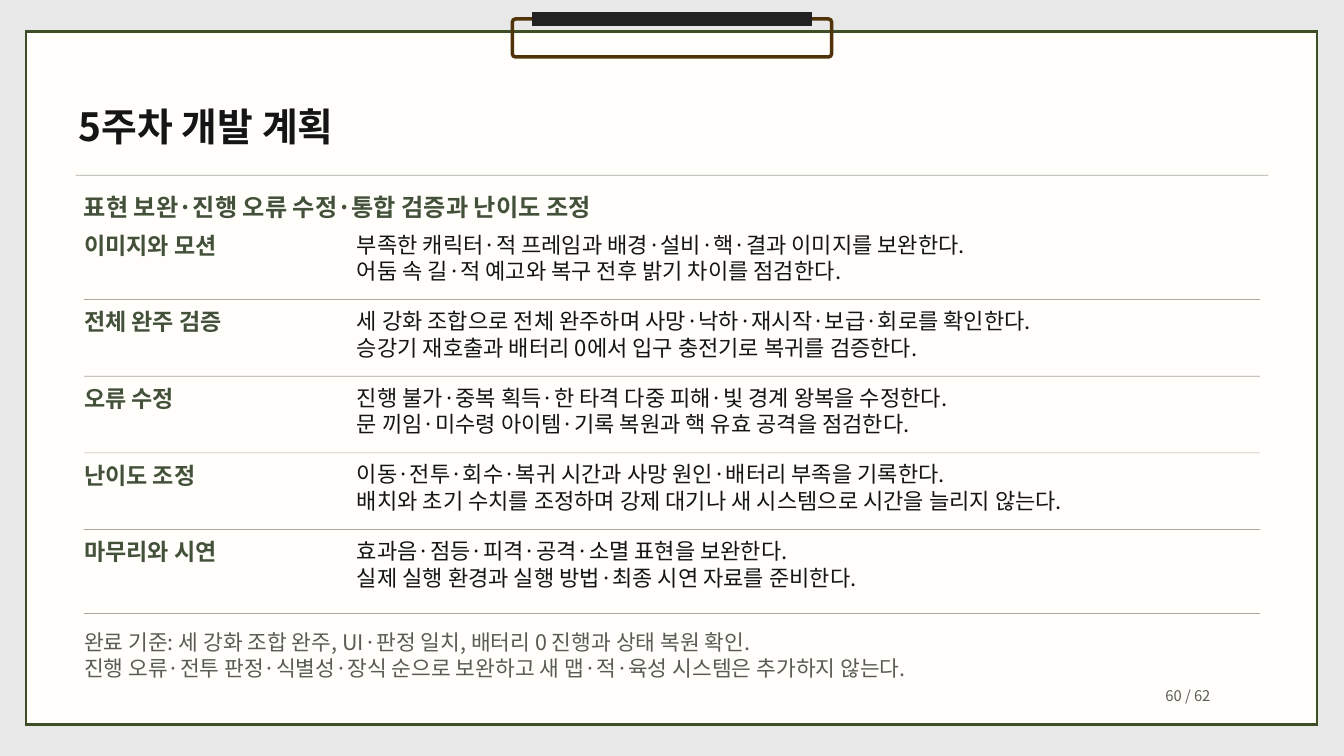
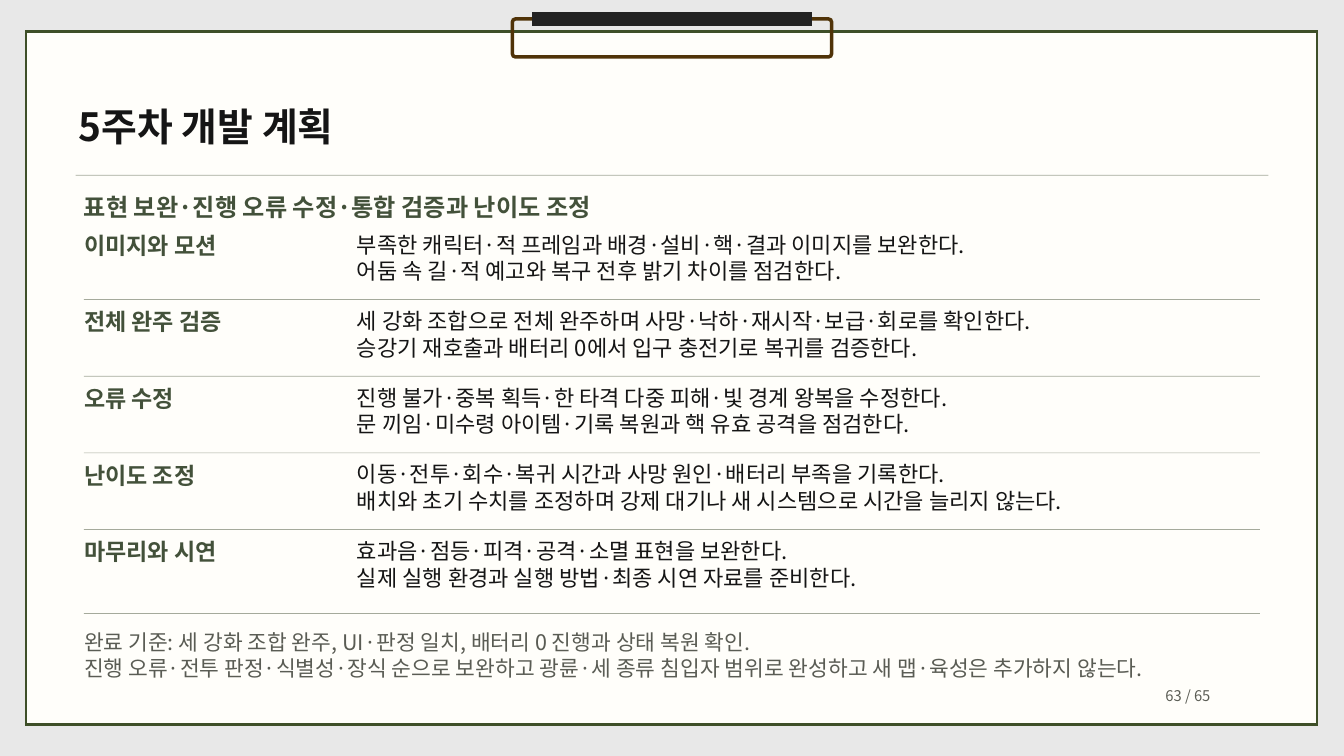
Before and after one commit to dbguswh/2Dgame_project, a slide deck: slide 63 of 2D게임프로그래밍 기획서.pptx (slide 60 before the commit). Drawn at 1344x756 pixels with LibreOffice and Linux fonts; fonts in the diff are those of the drawing. Boxes give left, top, right and bottom in pixels: in the first picture for what was removed or moved away, otherwise in the second. Text is boxed around its words. In the diff, an @@ line names an element or a change of style, - is before the commit and + after.

Commit message:
광륜과 구역별 침입자 및 다리 시점 연출을 기획에 반영

```diff
--- a/2D게임프로그래밍 기획서.pptx
+++ b/2D게임프로그래밍 기획서.pptx
@@ text at box(84, 658, 1142, 678): text changed @@
-진행 오류·전투 판정·식별성·장식 순으로 보완하고 새 맵·적·육성 시스템은 추가하지 않는다.
+진행 오류·전투 판정·식별성·장식 순으로 보완하고 광륜·세 종류 침입자 범위로 완성하고 새 맵·육성은 추가하지 않는다.
@@ text at box(1165, 690, 1210, 701): text changed @@
-60 / 62
+63 / 65
```
Also in this commit, not shown: 60 other slides changed, 3 slides added, 1 other file.
